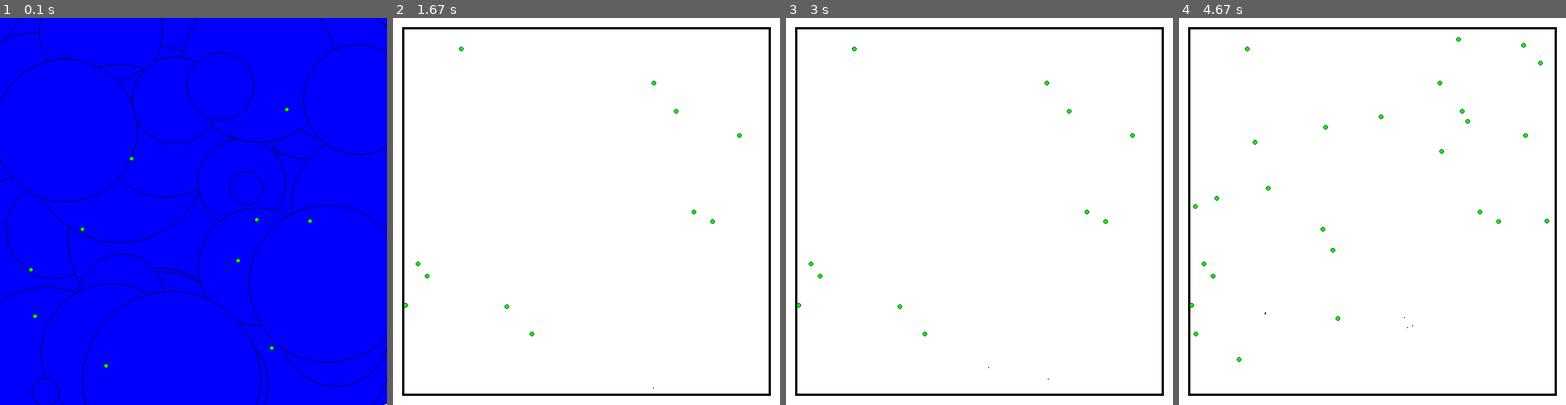
Above: before the commit, frames 1-4 (left to right).
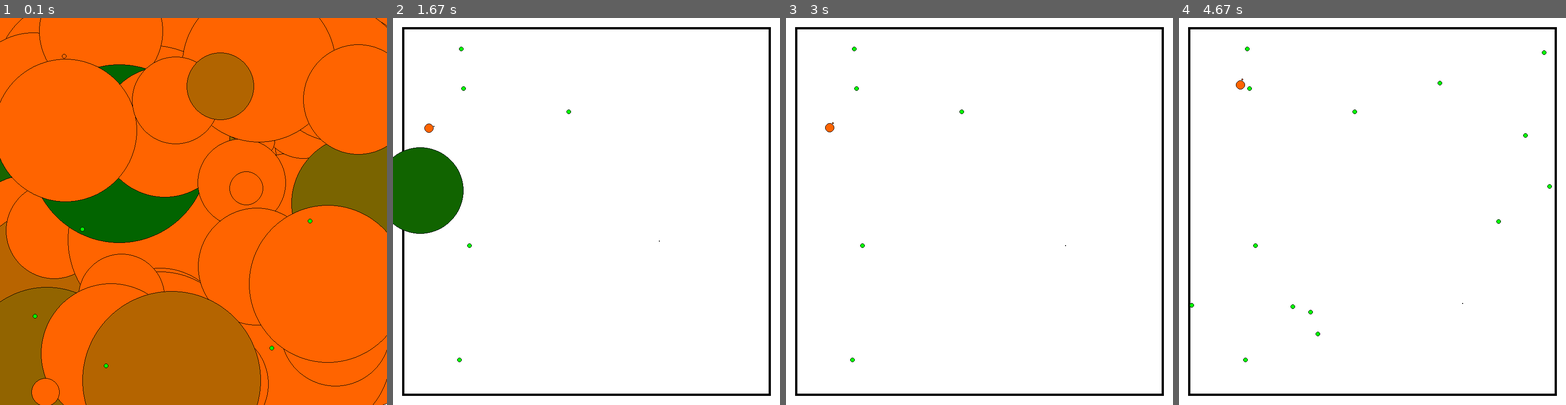
Above: after the commit, the same moments.

Repository: LeoBasov/live-sim
Game: pygame game, started from app/gui_pygame/main.py
Same seed, same stepped clock (60 frames per second), same inputs: the game is played once before the commit and once after it.
Inputs:
- Up to frame 1 (0.1 s): no input
- Up to frame 2 (1.67 s): tap Space at 0.33, 1, 1.4 s; tap R at 0.67 s
- Up to frame 3 (3 s): tap Space at 1.7, 1.9, 2.23, 2.53, 2.73 s
- Up to frame 4 (4.67 s): tap Space at 3.03, 3.3, 3.63, 3.93, 4.07, 4.47 s

The runs differ from the first frame. In frame 1, 99% of the frame differs, in the area x 0-100%, y 0-100%; in frame 2, 3.6%; in frame 3, 0.2%; in frame 4, 0.4%.

Commit message:
Added growing and birth placing.

Diff:
--- a/app/gui_pygame/main.py
+++ b/app/gui_pygame/main.py
@@ -34,7 +34,7 @@
 	creature_speed = 1.0
 	creature_size = 1.0
 
-	food_number = 10
+	food_number = 5
 	number_cycles = 100
 
 	wrld.generate_creatures(creature_number, creature_sense, creature_speed, creature_size)
@@ -48,7 +48,7 @@
 
 		for creature in wrld.creatures:
 			point = (25 + 40*creature.position[0], 25 + 40*creature.position[1], 25 + 40*creature.position[2])
-			_draw_point(DISPLAYSURF, point, BLUE, int(max(1, creature.size*20)))
+			_draw_point(DISPLAYSURF, point, (min(255*creature.speed, 255), 100, 0), int(max(1, creature.size*20)))
 
 		for food in wrld.food:
 			point = (25 + 40*food.position[0], 25 + 40*food.position[1], 25 + 40*food.position[2])
--- a/live_sim/creature.py
+++ b/live_sim/creature.py
@@ -30,6 +30,7 @@
 		self.speed = 1.0
 		self.sense = 1.0
 		self.size = 1.0
+		self.size_max = 1.0
 		self.position = np.array([0.0, 0.0, 0.0])
 		self.reproduction_threshold = 0.0
 
@@ -41,6 +42,7 @@
 		self.speed = other.speed
 		self.sense = other.sense
 		self.size = other.size
+		self.size_max = other.size_max
 		self.position = other.position
 
 	def reproduce(self):
@@ -58,6 +60,16 @@
 	def fight(self):
 		if self.state.fighting:
 			self._fight()
+
+	def grow(self):
+		if self.state.growing:
+			self._grow()
+
+	def _grow(self):
+		if self.size >= self.size_max:
+			self.state.growing = False
+		else:
+			self.size += self.size_max*0.1
 
 	def _fight(self):
 		dist = self._find_enemy()
@@ -94,8 +106,25 @@
 			creature.energy = self.energy_init
 
 			self._mutate(creature)
+			self._reproduce_position(creature)
 
 			self.world.creatures.append(creature)
+
+	def _reproduce_position(self, child):
+		position = self._get_new_pos_random()
+
+		dist_vec = position - self.position
+		dist = np.linalg.norm(dist_vec)
+
+		child.position = self.position + ((0.5*self.size + 0.5*child.size)/dist)*dist_vec
+
+		while self.world.collision(child.position):
+			position = self._get_new_pos_random()
+
+			dist_vec = position - self.position
+			dist = np.linalg.norm(dist_vec)
+
+			child.position = self.position + ((0.5*self.size + 0.5*child.size)/dist)*dist_vecf
 
 	def _mutate(self, creature):
 		self._mutate_speed(creature)
@@ -109,7 +138,8 @@
 		creature.sense = (1.1 - 0.2*random.random())*creature.sense
 
 	def _mutate_size(self, creature):
-		creature.size = (1.1 - 0.2*random.random())*creature.size
+		creature.size_max = (1.1 - 0.2*random.random())*creature.size_max
+		creature.size = 0.2*creature.size_max
 
 	def _consume_energy(self):
 		self.energy -= self.speed*self.speed*self.size*self.size*self.size
@@ -202,6 +232,7 @@
 		self.consuming = True
 		self.moving = True
 		self.fighting = True
+		self.growing = True
 
 class Dead(State):
 	"""docstring for Dead"""
@@ -214,3 +245,4 @@
 		self.consuming = False
 		self.moving = False
 		self.fighting = False
+		self.growing = False
--- a/live_sim/world.py
+++ b/live_sim/world.py
@@ -32,6 +32,7 @@
 			creature.sense = (0.001 + 10.0*random.random())*sense
 			creature.speed = (0.001 + 10.0*random.random())*speed
 			creature.size = (0.001 + 10.0*random.random())*size
+			creature.size_max = creature.size
 			creature.position = self._generate_random_position()
 
 			self.creatures.append(creature)
@@ -76,6 +77,7 @@
 
 	def _update_creatures(self):
 		for creature in self.creatures:
+			creature.grow()
 			creature.move()
 			creature.consume_energy()
 			creature.fight()
